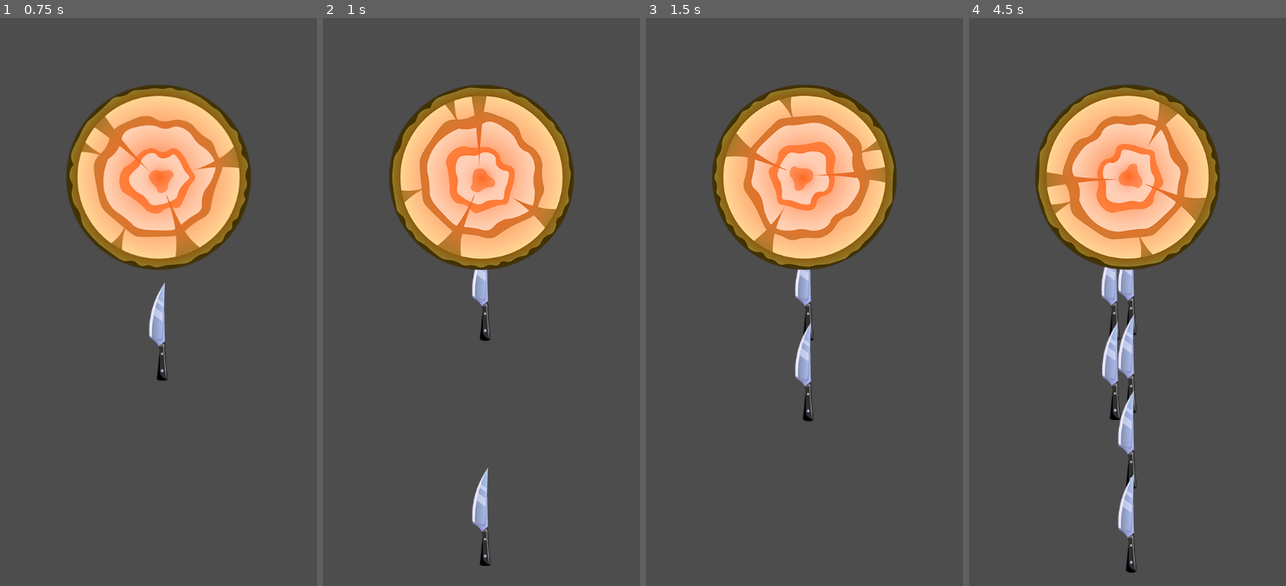
Above: before the commit, frames 1-4 (left to right).
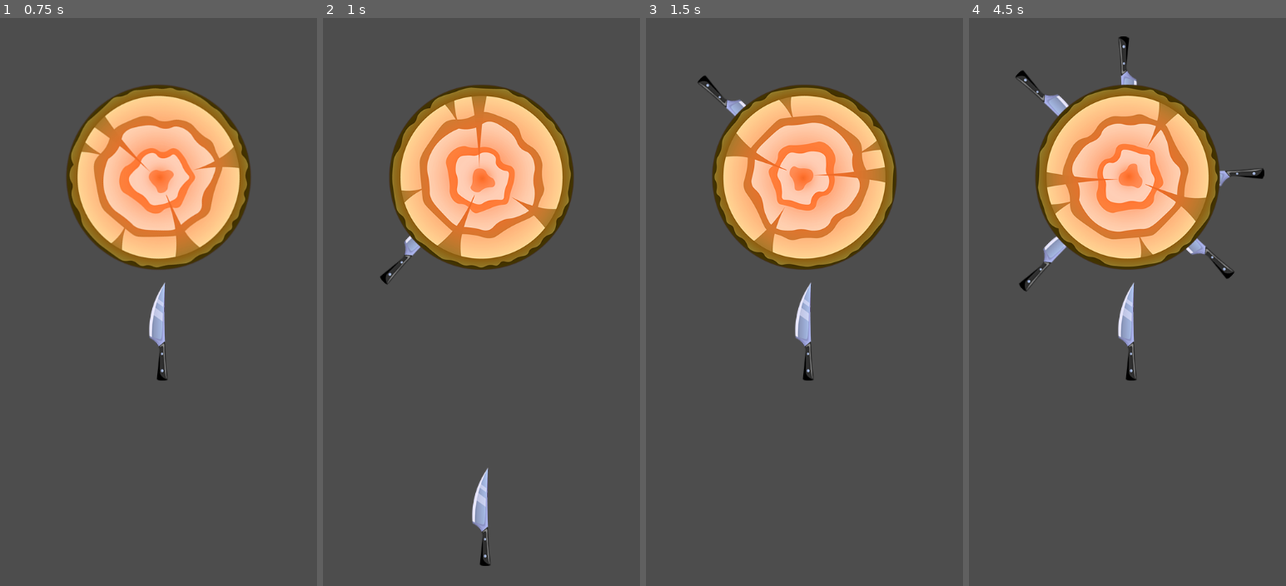
Above: after the commit, the same moments.

Repository: de43gy/stepik-mobile-knife-shooter
Game: Godot game, scene res://scenes/game/game.tscn
The game is run twice, just before and just after one commit, with the same random seed, the same clock (stepped at 60 frames per second) and the same inputs.
Inputs (mouse positions are in pixels of both pictures, inside the frame that each line leads up to):
- Up to frame 1 (0.75 s): move the mouse to (256, 233) at 0.52 s; click (256, 233) at 0.67 s
- Up to frame 2 (1 s): no input
- Up to frame 3 (1.5 s): move the mouse to (715, 302) at 1.27 s; click (715, 302) at 1.42 s
- Up to frame 4 (4.5 s): move the mouse to (1171, 125) at 2.02 s; click (1171, 125) at 2.17 s; move the mouse to (1105, 404) at 2.77 s; click (1105, 404) at 2.92 s; move the mouse to (1260, 370) at 3.52 s; click (1260, 370) at 3.67 s; move the mouse to (994, 171) at 4.27 s; click (994, 171) at 4.42 s

Frame 1 is identical in both runs. In frame 2, 0.6% of the frame differs, in the area x 18-53%, y 38-57%; in frame 3, 1.3%; in frame 4, 4.1%, in the area x 14-94%, y 3-98%.

Commit message:
redesigned knife attachment to the target using the reparent function. Knives stick at varying depths, and after attaching to the target, physics is disabled for the knife

Diff:
--- a/elements/knife/knife.gd
+++ b/elements/knife/knife.gd
@@ -6,6 +6,24 @@
 func _physics_process(delta: float):
 	if is_flying:
 		var collision = move_and_collide(Vector2.UP * speed * delta)
+		if collision:
+			handle_collision(collision)
+		else:
+			var screen_limits = Rect2(Vector2.ZERO, get_viewport().size)
+			if not screen_limits.has_point(global_position):
+				queue_free()
 
 func throw():
 	is_flying = true
+
+func handle_collision(collision: KinematicCollision2D):
+	var collider := collision.get_collider()
+	if collider is Target:
+		attach_knife_to_target(collider, collision.get_position(), collision.get_normal())
+		is_flying = false
+
+func attach_knife_to_target(target: Target, collision_position: Vector2, collision_normal: Vector2):
+	reparent(target.items_container, true)
+	global_position = collision_position + collision_normal * (20 + randi_range(1, 30))
+	rotation = -target.rotation
+	set_physics_process(false)
--- a/elements/knife_shooter/knife_shooter.gd
+++ b/elements/knife_shooter/knife_shooter.gd
@@ -2,8 +2,8 @@
 
 var knife_scene := preload("res://elements/knife/knife.tscn")
 
-@onready var knife := $Knife
-@onready var timer := $Timer
+@onready var knife = $Knife
+@onready var timer = $Timer
 
 func create_new_knife():
 	knife = knife_scene.instantiate()
@@ -12,7 +12,7 @@
 func _input(event: InputEvent):
 	if event is InputEventScreenTouch\
 		and event.is_pressed()\
-		and timer.time_left <= 0:
+		and timer.is_stopped():
 			knife.throw()
 			timer.start()
 
--- a/elements/target/target/target.gd
+++ b/elements/target/target/target.gd
@@ -1,6 +1,9 @@
 extends CharacterBody2D
+class_name Target
 
 var speed := PI
 
+@onready var items_container := $ItemsContainer
+
 func _physics_process(delta: float):
 	rotation += speed * delta
--- a/elements/target/target/target.tscn
+++ b/elements/target/target/target.tscn
@@ -16,3 +16,6 @@
 
 [node name="CollisionShape2D" type="CollisionShape2D" parent="."]
 shape = SubResource("CircleShape2D_3ug1l")
+
+[node name="ItemsContainer" type="Node2D" parent="."]
+show_behind_parent = true
